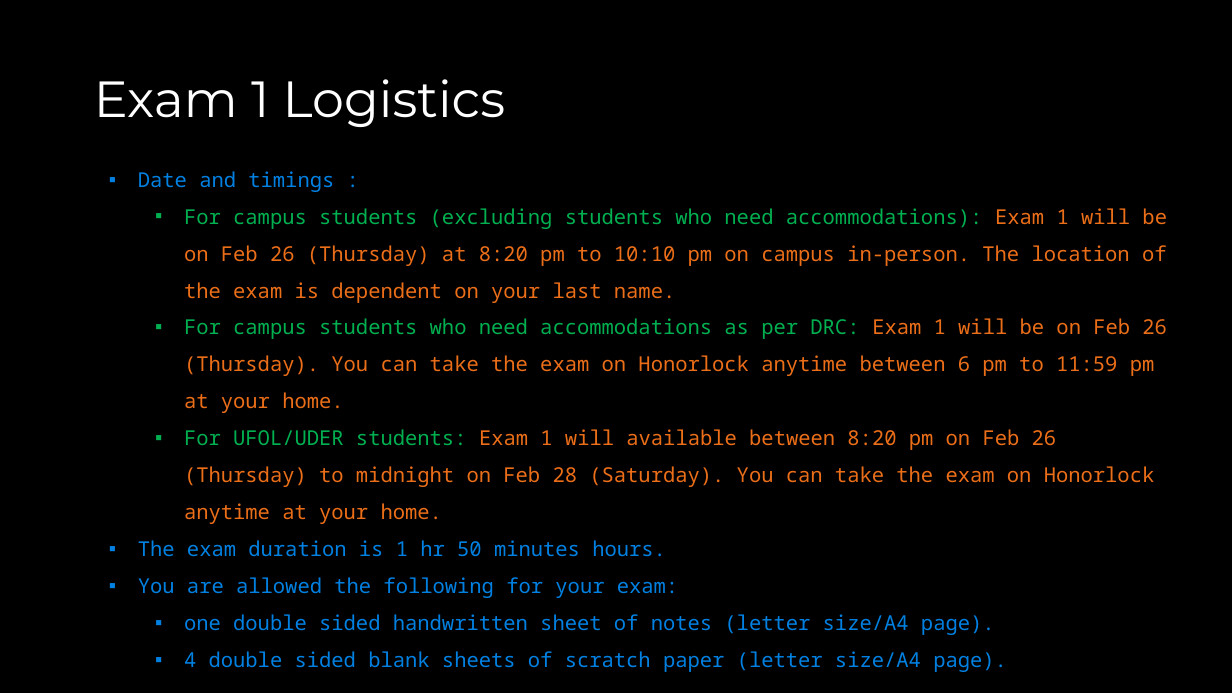
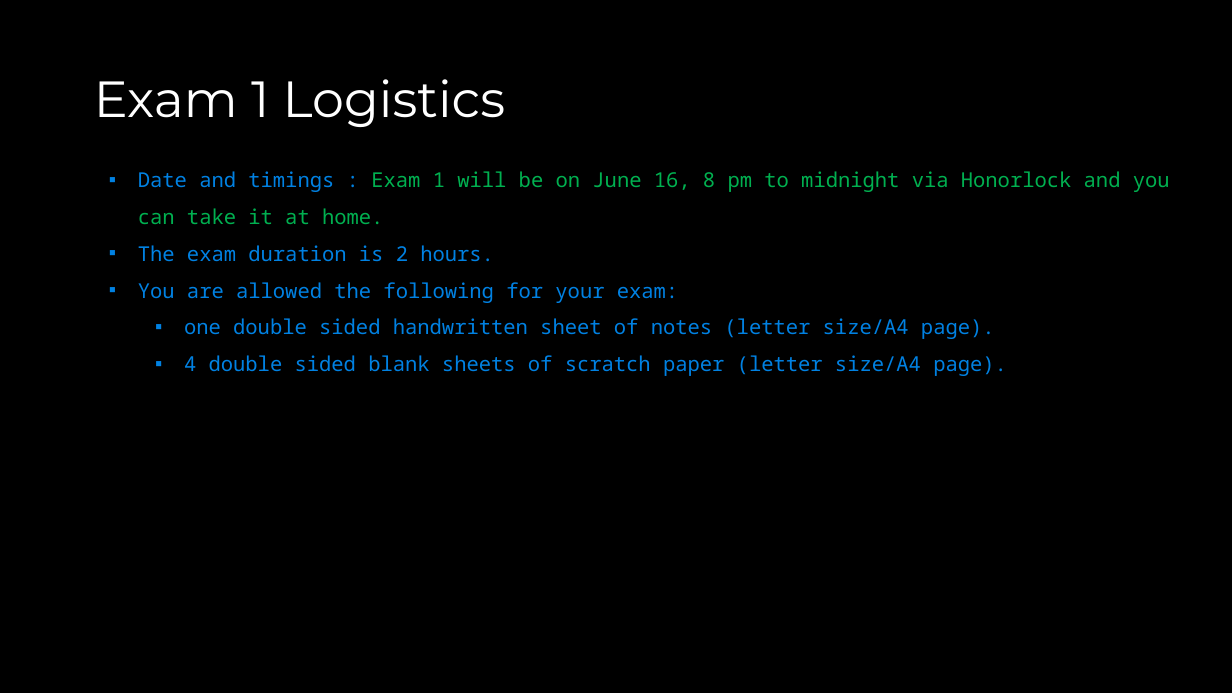
Before and after one commit to COP3530/Instructional-Content, a slide deck: slide 4 of Slides/Slides-PPT/Exam 1 - Review A.pptx. Drawn at 1232x693 pixels with LibreOffice and Linux fonts; fonts in the diff are those of the drawing. Boxes give left, top, right and bottom in pixels: in the first picture for what was removed or moved away, otherwise in the second. Text is boxed around its words. In the diff, an @@ line names an element or a change of style, - is before the commit and + after.

```diff
--- a/Slides/Slides-PPT/Exam 1 - Review A.pptx
+++ b/Slides/Slides-PPT/Exam 1 - Review A.pptx
@@ text at box(138, 171, 1170, 262): text changed; text colour #EB6E19 to #00B050 @@
-▪ Date and timings :
-  ▪ For campus students (excluding students who need accommodations): Exam 1 will be on Feb 26 (Thursday) at 8:20 pm to 10:10 pm on campus in-person. The location of the exam is dependent on your last name.
-  ▪ For campus students who need accommodations as per DRC: Exam 1 will be on Feb 26 (Thursday). You can take the exam on Honorlock anytime between 6 pm to 11:59 pm at your home.
-  ▪ For UFOL/UDER students: Exam 1 will available between 8:20 pm on Feb 26 (Thursday) to midnight on Feb 28 (Saturday). You can take the exam on Honorlock anytime at your home.
-▪ The exam duration is 1 hr 50 minutes hours.
+▪ Date and timings : Exam 1 will be on June 16, 8 pm to midnight via Honorlock and you can take it at home.
+▪ The exam duration is 2 hours.
```
Also in this commit, not shown: 2 other slides changed, 1 slide removed, 1 other file.
